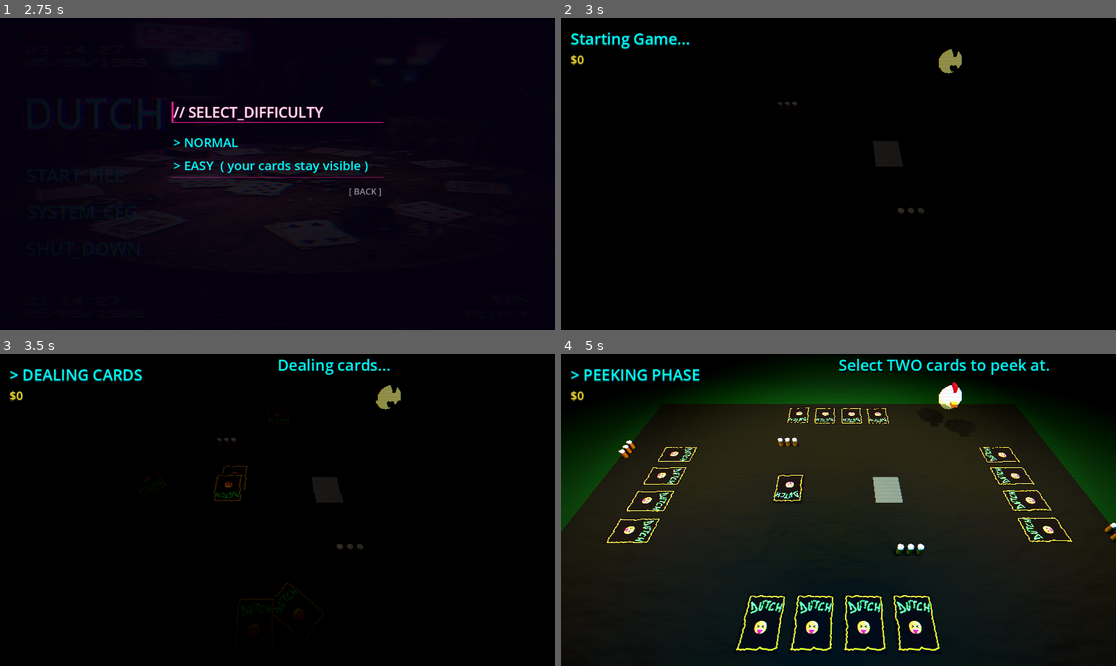
Above: before the commit, frames 1-4 (two rows, left to right).
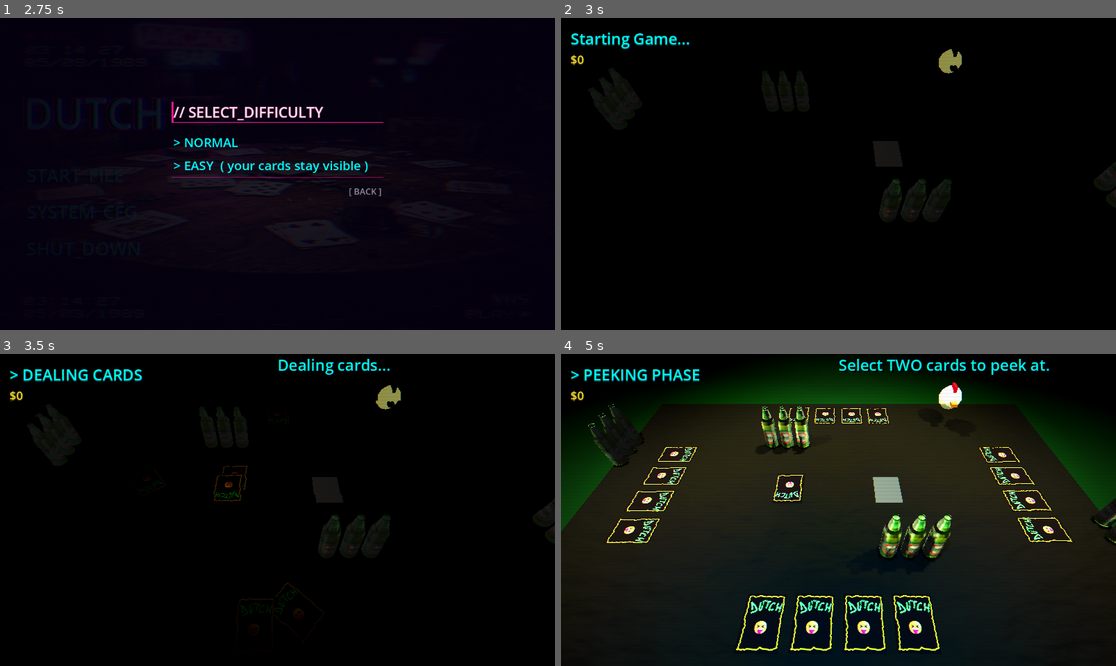
Above: after the commit, the same moments.

Repository: DinVin24/dutch
Game: Godot game, scene res://main_menu.tscn
The game is run twice, just before and just after one commit, with the same random seed, the same clock (stepped at 60 frames per second) and the same inputs.
Inputs (mouse positions are in pixels of both pictures, inside the frame that each line leads up to):
- Up to frame 1 (2.75 s): click "START_FILE" at 0.5 s; click "> START_FILE" at 1.25 s; click "START_FILE" at 2 s
- Up to frame 2 (3 s): click "> NORMAL" at 2.75 s
- Up to frame 3 (3.5 s): no input
- Up to frame 4 (5 s): tap Enter (game_confirm_card) at 3.5 s; move the mouse to (960, 494) at 3.52 s; hold D (game_select_right) 3.53-4.25 s; tap E (game_call_dutch) at 3.6 s; click (960, 494) at 3.67 s; tap Space (game_jump_in) at 3.77 s; tap Q (game_confirm_dutch) at 4.25 s; drag from (727, 525) to (810, 572) at 4.27 s

Frame 1 is identical in both runs. In frame 2, 0.3% of the frame differs, in the area x 9-100%, y 17-66%; in frame 3, 0.3%; in frame 4, 2.5%, in the area x 4-100%, y 16-78%.

Commit message:
feat(tavern): integrate bere.glb model with editor @tool support
Replaced beer placeholders with high-quality 3D models. Converted game_board_3d.gd to a tool script for real-time visualization and added an emission control to ensure texture clarity. Closes KAN-47.

Diff:
--- a/game_board_3d.gd
+++ b/game_board_3d.gd
@@ -1,3 +1,4 @@
+@tool
 extends Node3D
 
 @onready var deck_area = $DeckArea
@@ -43,13 +44,32 @@
 var _debug_flipped_nodes: Array = []
 var card_scene = preload("res://card_3d.tscn")
 var pause_menu_scene = preload("res://pause_menu.tscn")
+var beer_scene = preload("res://assets/models/bere.glb")
 var pause_menu_instance: Node = null
 var noclip_enabled: bool = false
 var base_camera_transform: Transform3D
 var camera_rot_x: float = 0.0
 var camera_rot_y: float = 0.0
 
-# Tavern Mechanics Visuals
+# Tavern Visuals
+@export_group("Tavern Visuals")
+@export var beer_scale: Vector3 = Vector3(3.0, 3.0, 3.0):
+	set(value):
+		beer_scale = value
+		if Engine.is_editor_hint(): _create_beer_placeholders()
+@export var beer_spacing: float = 0.25:
+	set(value):
+		beer_spacing = value
+		if Engine.is_editor_hint(): _create_beer_placeholders()
+@export var beer_y_offset: float = 0.12:
+	set(value):
+		beer_y_offset = value
+		if Engine.is_editor_hint(): _create_beer_placeholders()
+@export var beer_emission: float = 0.08: # Much softer default
+	set(value):
+		beer_emission = value
+		if Engine.is_editor_hint(): _create_beer_placeholders()
+
 var player_beers_nodes: Array = [[], [], [], []]
 var money_labels: Array = []
 var _chicken_node: CSGSphere3D = null
@@ -67,6 +87,10 @@
 var _pending_ability: Dictionary = {} # {id, token, activator}
 
 func _ready():
+	if Engine.is_editor_hint():
+		_create_beer_placeholders()
+		return
+
 	player_hands = [[], [], [], []]
 	print("Game Board 3D: Ready. Connecting signals...")
 	GameManager.stop_menu_music()
@@ -254,33 +278,70 @@
 	discard_indicator.position = Vector3(0, 0.01, 0)
 
 func _create_beer_placeholders():
+	# Clear existing editor-only or placeholder nodes first
 	for i in range(4):
-		var pos_node = player_pos_nodes[i]
+		var pos_node = _get_safe_player_pos(i)
+		if not pos_node: continue
+		for child in pos_node.get_children():
+			if child.is_in_group("beer_placeholders"):
+				child.queue_free()
+
+	player_beers_nodes = [[], [], [], []]
+
+	for i in range(4):
+		var pos_node = _get_safe_player_pos(i)
+		if not pos_node: continue
 		for b in range(3):
-			var beer = CSGCylinder3D.new()
-			beer.radius = 0.08
-			beer.height = 0.25
-			var mat = StandardMaterial3D.new()
-			mat.albedo_color = Color(0.8, 0.5, 0.1) # Beer color
-			mat.roughness = 0.2
-			beer.material = mat
-
-			var foam = CSGCylinder3D.new()
-			foam.radius = 0.082
-			foam.height = 0.05
-			foam.position = Vector3(0, 0.125, 0)
-			var foam_mat = StandardMaterial3D.new()
-			foam_mat.albedo_color = Color(1.0, 1.0, 1.0)
-			foam.material = foam_mat
-			beer.add_child(foam)
+			var beer = beer_scene.instantiate()
+			beer.add_to_group("beer_placeholders")
+			beer.scale = beer_scale
+
+			# Apply emission energy if requested to clear up "dark sides"
+			# We recursively look for any MeshInstance3D inside the imported GLB
+			_apply_emission_to_meshes(beer, beer_emission)
 
 			# Simple Row of 3
-			var grid_x = (b - 1.0) * 0.25
+			var grid_x = (b - 1.0) * beer_spacing
 
 			# Stationed on the RIGHT of the cards
-			beer.position = Vector3(grid_x + 1.8, 0.11, -1.8)
+			beer.position = Vector3(grid_x + 1.8, beer_y_offset, -1.8)
 			pos_node.add_child(beer)
 			player_beers_nodes[i].append(beer)
+
+func _get_safe_player_pos(idx: int) -> Node3D:
+	# In tool mode, @onready vars might not be available, so fallback to direct get_node
+	if player_pos_nodes.has(idx) and is_instance_valid(player_pos_nodes[idx]):
+		return player_pos_nodes[idx]
+
+	var paths = {
+		0: "PlayerPositions/Bottom",
+		1: "PlayerPositions/Left",
+		2: "PlayerPositions/Top",
+		3: "PlayerPositions/Right"
+	}
+	return get_node_or_null(paths[idx])
+
+func _apply_emission_to_meshes(node: Node, energy: float):
+	for child in node.get_children():
+		if child is MeshInstance3D and child.mesh:
+			for surface in range(child.mesh.get_surface_count()):
+				var mat = child.get_active_material(surface)
+				if mat is StandardMaterial3D:
+					# Subtle emission fill using the model's own colors
+					mat.emission_enabled = (energy > 0)
+					mat.emission_energy_multiplier = energy
+					mat.emission_texture = mat.albedo_texture
+					mat.emission = mat.albedo_color
+
+					# BALANCED lighting interaction:
+					# Reset to realistic matte-plastic values (not wax, not void)
+					mat.roughness = 0.8
+					mat.metallic = 0.0
+					mat.specular = 0.5
+
+					# Force the material to be unique per beer instance
+					child.set_surface_override_material(surface, mat)
+		_apply_emission_to_meshes(child, energy)
 
 func _create_chicken_placeholder():
 	var chicken = CSGSphere3D.new()
--- a/game_board_3d.tscn
+++ b/game_board_3d.tscn
@@ -48,6 +48,9 @@
 
 [node name="GameBoard3D" type="Node3D" unique_id=1162522278]
 script = ExtResource("1_script")
+beer_scale = Vector3(4.5, 4.5, 4.5)
+beer_spacing = 0.55
+beer_y_offset = 0.75
 
 [node name="WorldEnvironment" type="WorldEnvironment" parent="." unique_id=125711330]
 environment = SubResource("Environment_1")
Binary file added: assets/models/bere.glb
Not shown, added: assets/models/bere.glb.import
Binary file added: assets/models/bere_suceavaAI.png
Not shown, added: assets/models/bere_suceavaAI.png.import
